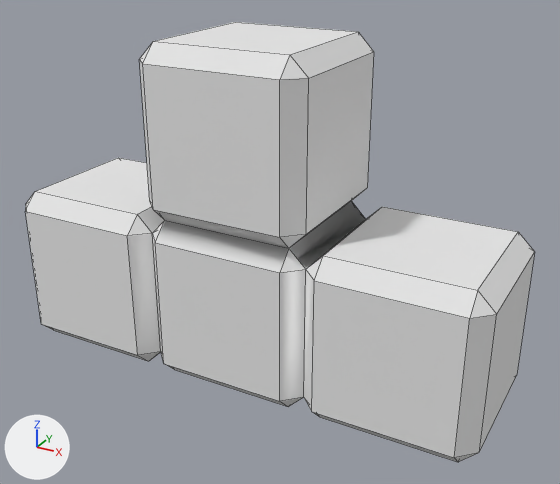
What one commit did to the OBJ model resources/models/podest.obj.
One viewpoint serves both versions: a camera (50 mm lens) standing at (0.936, -1.817, 2.048) and looking at (-0.06, -0.006, 1.142). The lights are fixed; the arrows at lower left show +X, +Y and +Z. Mesh edges are drawn as thin lines. Where no turn or scale is listed for an object, it has been applied to the vertices. Vertices at the same position are counted once.

The first picture shows 'podest'.
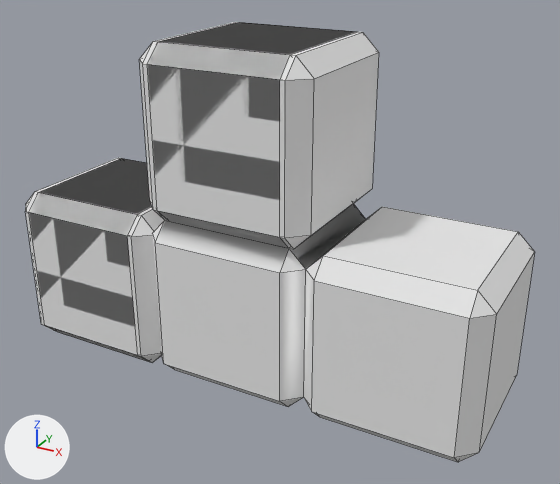
The newer file is also turned or shifted as a whole; pictures and numbers use the older file's frame.

What the commit changed:
me_podest is used by ob_podest; location (0.0, 0.0, 0.0).
me_podest had 84 vertices, 101 faces and spanned x -0.867..0.615, y -0.247..0.247, z 0.733..1.721.
me_podest now has 132 vertices, 153 faces and spans x -0.867..0.615, y -0.247..0.247, z 0.733..1.721.
me_podest part 1: a new loose piece of 24 vertices spanning x -0.358..0.136, y -0.247..0.247, z 1.227..1.721, in mat_pasted__blinn3sg1 (white #e7e7e7).
me_podest part 2: a new loose piece of 24 vertices spanning x -0.852..-0.358, y -0.247..0.247, z 0.733..1.227, in mat_pasted__blinn3sg1 (white #e7e7e7).

Boxes [x1, y1, x2, y2] around the edits, measured in the pictures (560 x 484 px):
part 1 of me_podest, added
    after: [147, 22, 379, 249]
part 2 of me_podest, added
    after: [29, 158, 165, 363]
